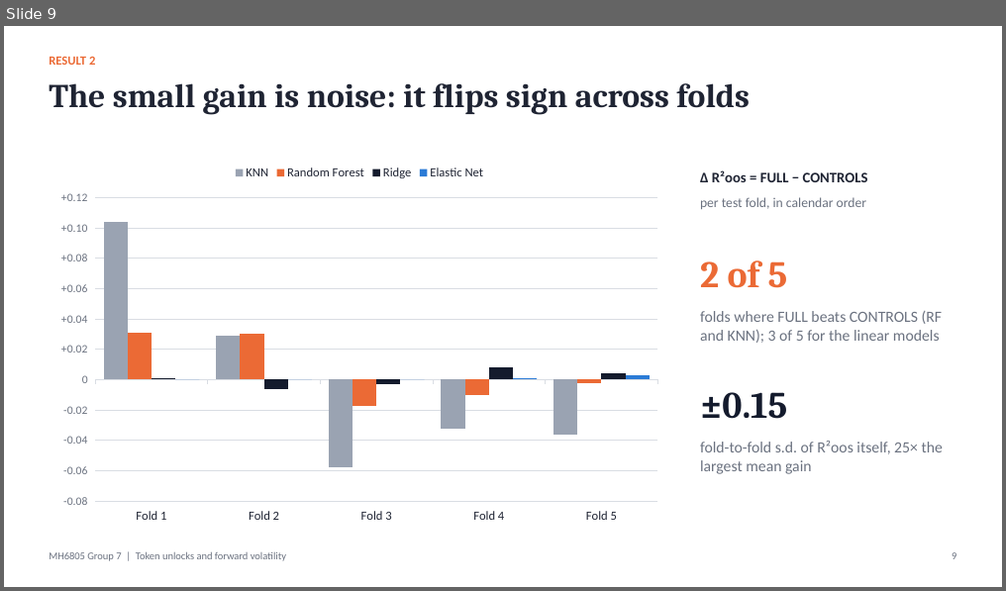
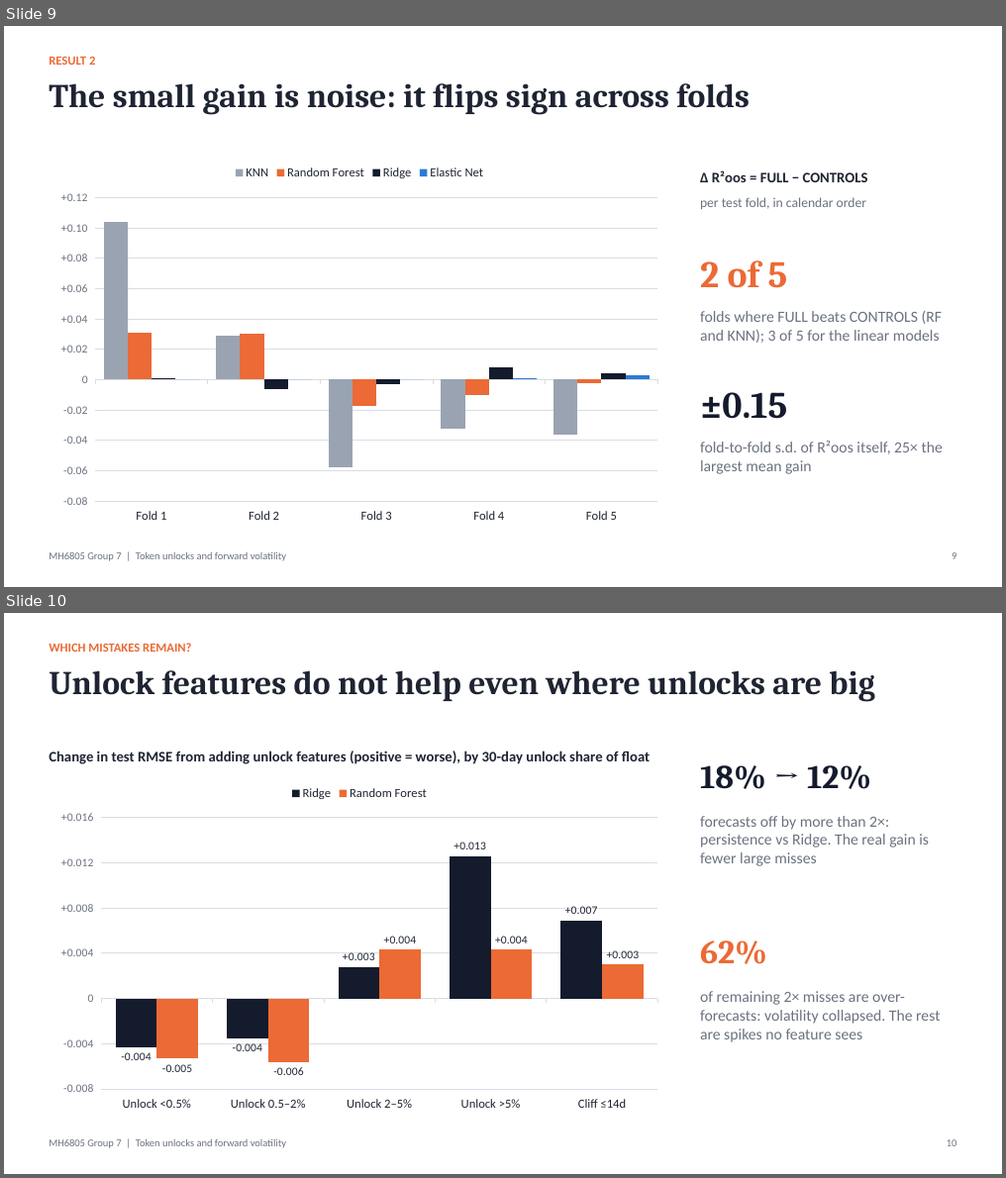
Before and after one commit to watersalamander/MH6805A-Project-Group7, a slide deck: report/Group7_Presentation_DRAFT.pptx. Shown one above the other, each under a label of ours: slide 9 before the commit, slides 9 and 10 after it. The pictures are 1006x591 and 1006x1178 pixels, drawn with LibreOffice and Linux fonts; fonts in the diff are those of the drawing. Boxes give left, top, right and bottom in pixels: in the first picture for what was removed or moved away, otherwise in the second. Text is boxed around its words. In the diff, an @@ line names an element or a change of style, - is before the commit and + after.

Commit message:
Report and slides: cover the new guideline, unify report fonts
Report: two text sizes only (11 pt body, 9 pt tables/captions/references),
real sub/superscripts instead of fallback-font Unicode, tables kept on one
page. New sections on which mistakes remain, interpretation by coefficients,
tree and neighbours, and practical relevance. Body is 6 pages plus references.
Slides: 17, adding the mistakes and practical-relevance slides and an
interpretation slide built on coefficients, a tree and neighbours.

```diff
--- a/report/Group7_Presentation_DRAFT.pptx
+++ b/report/Group7_Presentation_DRAFT.pptx
@@ slide 10 added at (4, 613, 1002, 1174), background #FFFFFF @@
@@ text added at (49, 643, 191, 652), 12 pt, text #EB6A35, bold @@
+WHICH MISTAKES REMAIN?
@@ text added at (49, 670, 875, 702), 32 pt, text #1F2433, bold @@
+Unlock features do not help even where unlocks are big
@@ text added at (49, 751, 649, 764), 14 pt, text #1F2433, bold @@
+Change in test RMSE from adding unlock features (positive = worse), by 30-day unlock share of float
@@ column chart added at (49, 777, 670, 1118) @@
+categories: Unlock <0.5%, Unlock 0.5–2%, Unlock 2–5%, Unlock >5%, Cliff ≤14d
+Ridge: -0.004, -0.004, 0.003, 0.013, 0.007
+Random Forest: -0.005, -0.006, 0.004, 0.004, 0.003
@@ text added at (700, 765, 871, 789), 32 pt, text #141B2D, bold @@
+18% → 12%
@@ text added at (700, 816, 929, 866), 15 pt, text #6B7280 @@
+forecasts off by more than 2×: persistence vs Ridge. The real gain is fewer large misses
@@ text added at (700, 941, 767, 964), 32 pt, text #EB6A35, bold @@
+62%
@@ text added at (700, 991, 940, 1043), 15 pt, text #6B7280 @@
+of remaining 2× misses are over-forecasts: volatility collapsed. The rest are spikes no feature sees
@@ text added at (49, 1140, 286, 1149), 10 pt, text #6B7280 @@
+MH6805 Group 7 | Token unlocks and forward volatility
@@ text added at (946, 1140, 957, 1147), 10 pt, text #6B7280 @@
+10
```
Also in this commit, not shown: 6 slides changed, 1 other slide added, 4 other files.
